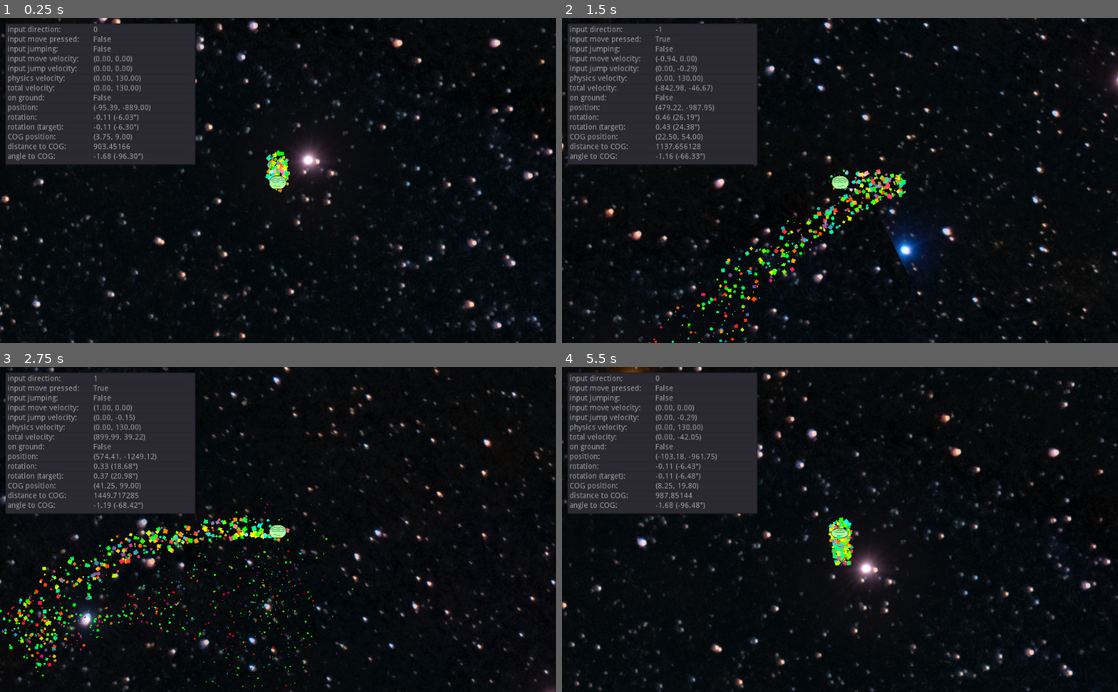
Above: before the commit, frames 1-4 (two rows, left to right).
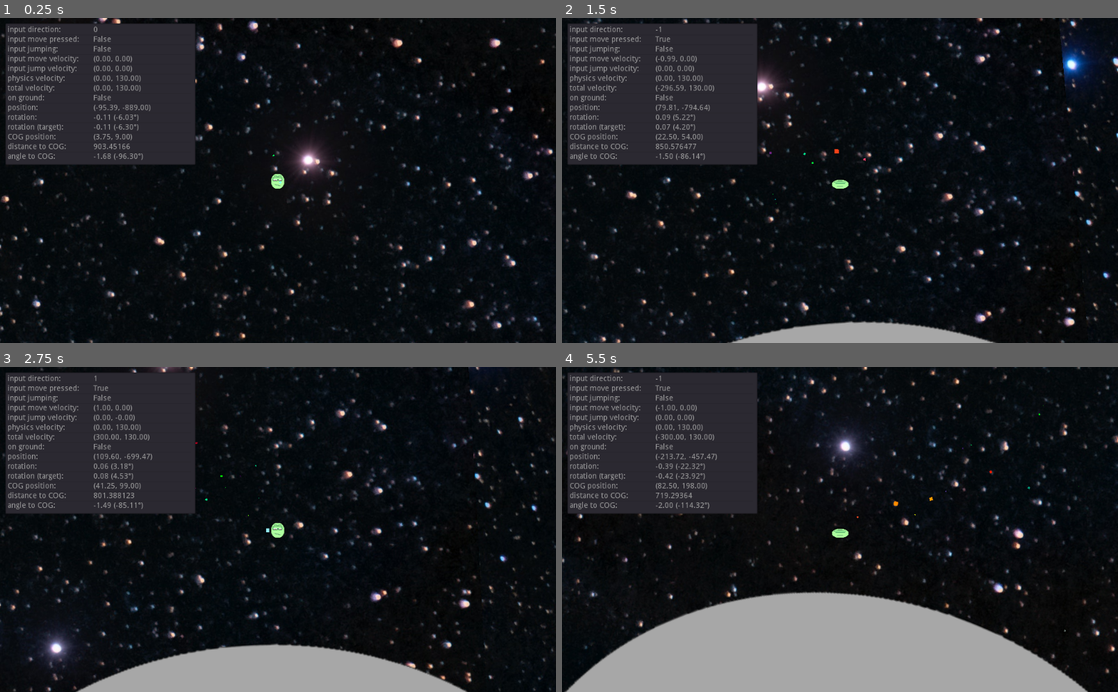
Above: after the commit, the same moments.

Repository: kellyelton/Experiments
Game: Godot game, scene res://lvl1.tscn
The game is run twice, just before and just after one commit, with the same random seed, the same clock (stepped at 60 frames per second) and the same inputs.
Inputs:
- Up to frame 1 (0.25 s): no input
- Up to frame 2 (1.5 s): hold Right (move_right) 0.53-1.28 s; tap Space (jump) at 0.6, 0.77, 1.07 s; hold Left (move_left) from 1.28 s (still down); tap Z (toggle_quick_zoom_out) at 1.35 s
- Up to frame 3 (2.75 s): tap Space (jump) at 1.52, 1.55, 1.82, 2.1 s; release Left (move_left) at 2.03 s; hold Right (move_right) from 2.03 s (still down)
- Up to frame 4 (5.5 s): tap Z (toggle_quick_zoom_out) at 2.85, 4.35 s; tap Space (jump) at 3.02, 3.05, 3.32, 3.6, 3.77, 4.07, 4.52, 4.55, 4.82, 5.1 s; release Right (move_right) at 3.53 s; hold Left (move_left) from 3.53 s (still down)

The runs differ from the first frame. In frame 1, 0.4% of the frame differs, in the area x 47-53%, y 40-54%; in frame 2, 13%; in frame 3, 17%; in frame 4, 28%, in the area x 0-100%, y 0-100%.

Commit message:
Adjust movement when grounded

Diff:
--- a/src/GD009/Scripts/player.gd
+++ b/src/GD009/Scripts/player.gd
@@ -1,8 +1,9 @@
 extends KinematicBody2D
 
-export var speed := 900
+export var speed := 300
 export var jump_power := 600
 export var gravity := 130
+export var gravity_curve := 10
 
 var screen_size
 
@@ -67,18 +68,18 @@
 
 	# calculate user input velocity
 	if input_moving:
-		input_move_velocity.x = lerp(input_move_velocity.x, input_direction, 0.25)
+		input_move_velocity.x = lerp(input_move_velocity.x, input_direction, 0.35)
 	else:
-		input_move_velocity.x = lerp(input_move_velocity.x, 0, 0.01)
+		input_move_velocity.x = lerp(input_move_velocity.x, 0, 0.02)
 
 	if input_jumping:
 		input_jump_velocity.y = lerp(input_jump_velocity.y, -1, 0.3)
 	else:
-		input_jump_velocity.y = lerp(input_jump_velocity.y, 0, 0.05)
+		input_jump_velocity.y = lerp(input_jump_velocity.y, 0, 1.5)
 
 	if not is_on_ground:
 		var dist = self.position.distance_to(center_of_gravity.position)
-		var mod = 10.0 / dist
+		var mod = gravity_curve / dist
 		physics_velocity.y = lerp(physics_velocity.y, gravity, (mod * gravity))
 
 	var combined_velocity\
@@ -103,6 +104,9 @@
 
 	var rotated_velocity = combined_velocity.rotated(self.rotation)
 
+	var physics_velocity = move_and_slide(rotated_velocity, Vector2(0, -1).rotated(self.rotation))
+
+	return
 	#self.position += combined_velocity.rotated(self.rotation)
 
 	var collision = move_and_collide(rotated_velocity * delta)
--- a/src/GD009/player.tscn
+++ b/src/GD009/player.tscn
@@ -86,6 +86,7 @@
 script = ExtResource( 2 )
 
 [node name="Particles2D" type="Particles2D" parent="."]
+visible = false
 amount = 2000
 lifetime = 20.0
 speed_scale = 6.0
@@ -95,6 +96,7 @@
 [node name="AnimatedSprite" type="AnimatedSprite" parent="."]
 frames = SubResource( 1 )
 animation = "walk"
+frame = 3
 playing = true
 
 [node name="Particles2D2" type="Particles2D" parent="."]
@@ -106,7 +108,6 @@
 
 [node name="CollisionShape2D" type="CollisionShape2D" parent="."]
 position = Vector2( 0, 2 )
-scale = Vector2( 1, 0.8 )
 shape = SubResource( 6 )
 
 [node name="IsGroundedArea" type="Area2D" parent="."]
